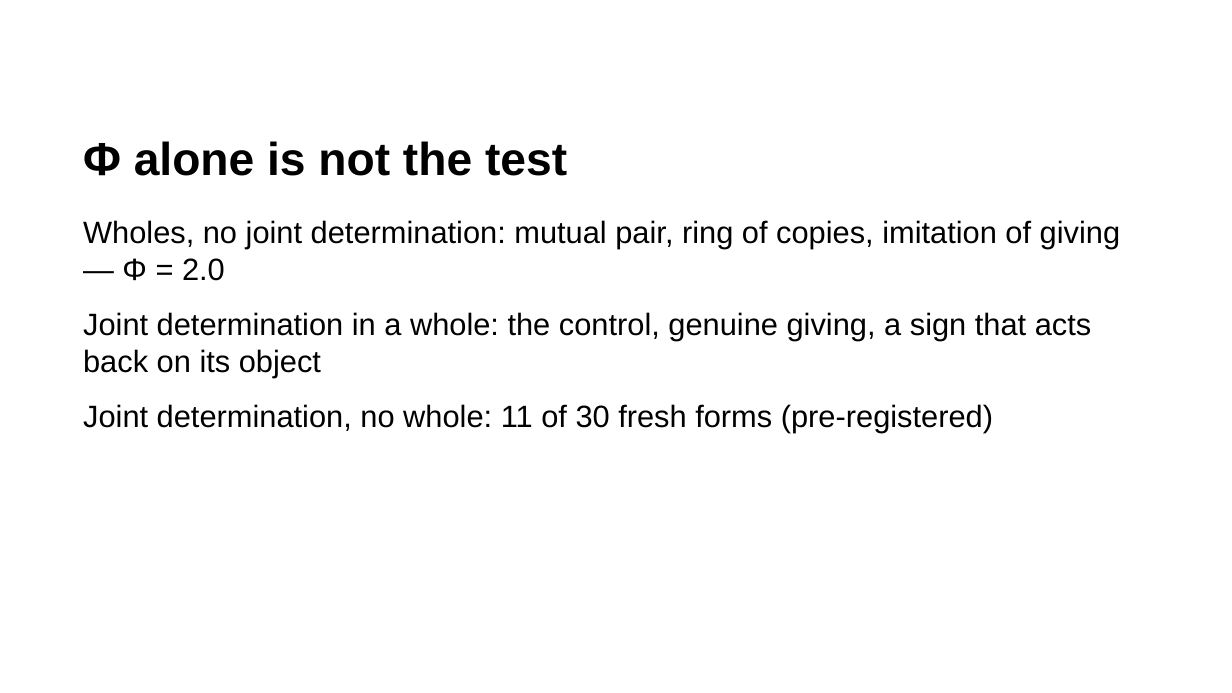
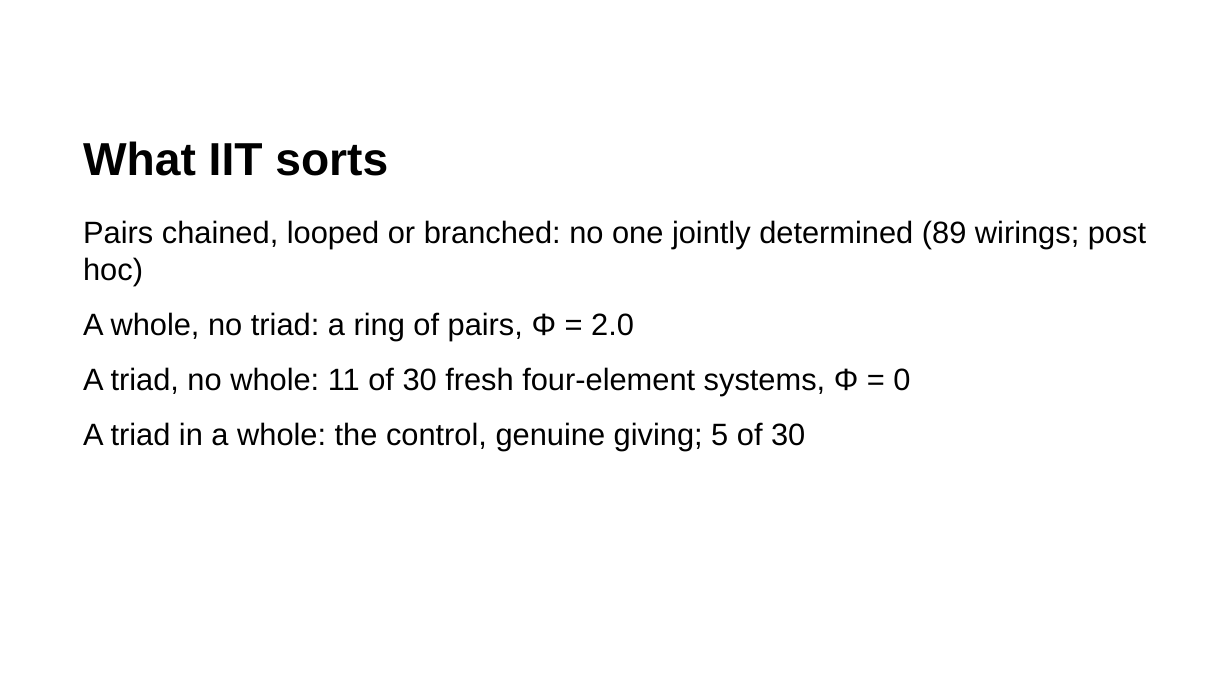
Before and after one commit to rogerSuperBuilderAlpha/algorithmacy-lab, a slide deck: slide 17 of submissions/triadic_reduction/talk/deck.pptx (slide 14 before the commit). Drawn at 1232x693 pixels with LibreOffice and Linux fonts; fonts in the diff are those of the drawing. Boxes give left, top, right and bottom in pixels: in the first picture for what was removed or moved away, otherwise in the second. Text is boxed around its words. In the diff, an @@ line names an element or a change of style, - is before the commit and + after.

```diff
--- a/submissions/triadic_reduction/talk/deck.pptx
+++ b/submissions/triadic_reduction/talk/deck.pptx
@@ text at (83,141,388,176): text changed @@
-Φ alone is not the test
+What IIT sorts
@@ text at (83,220,1146,450): text changed @@
-Wholes, no joint determination: mutual pair, ring of copies, imitation of giving — Φ = 2.0
-Joint determination in a whole: the control, genuine giving, a sign that acts back on its object
-Joint determination, no whole: 11 of 30 fresh forms (pre-registered)
+Pairs chained, looped or branched: no one jointly determined (89 wirings; post hoc)
+A whole, no triad: a ring of pairs, Φ = 2.0
+A triad, no whole: 11 of 30 fresh four-element systems, Φ = 0
+A triad in a whole: the control, genuine giving; 5 of 30
```
Also in this commit, not shown: 10 other slides changed, 6 slides added, 4 slides removed, 5 other files.
